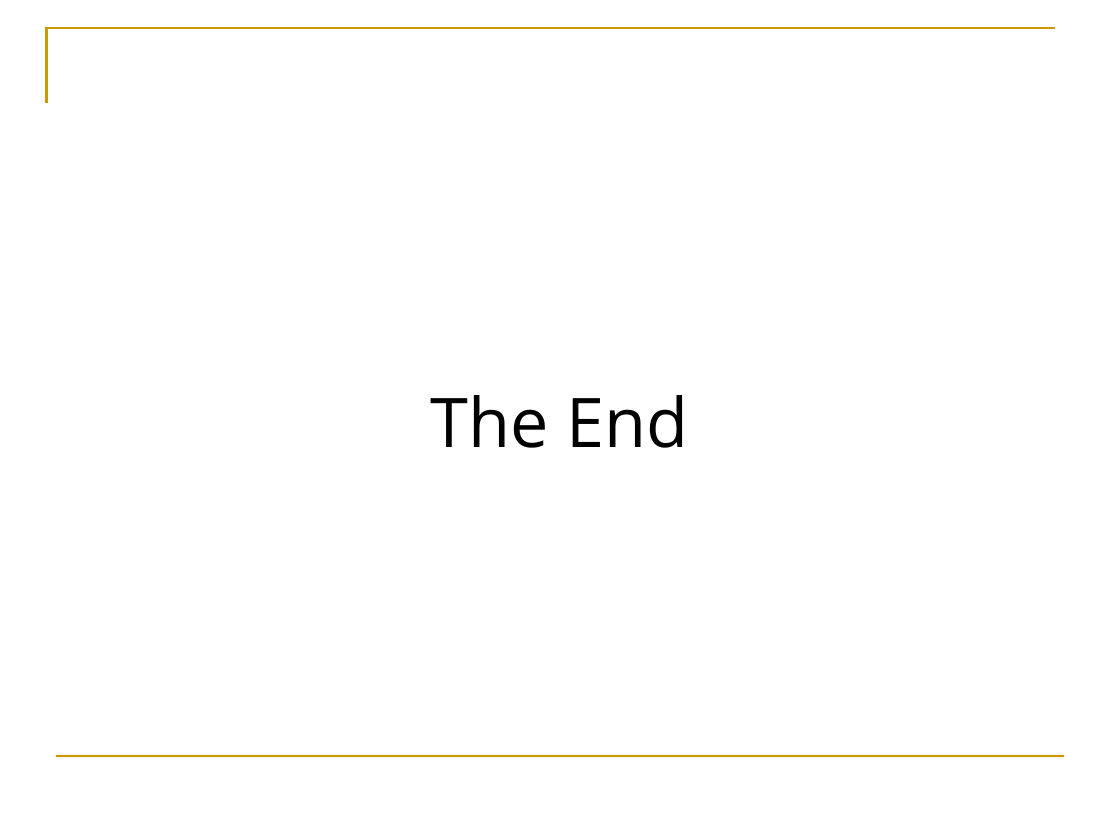
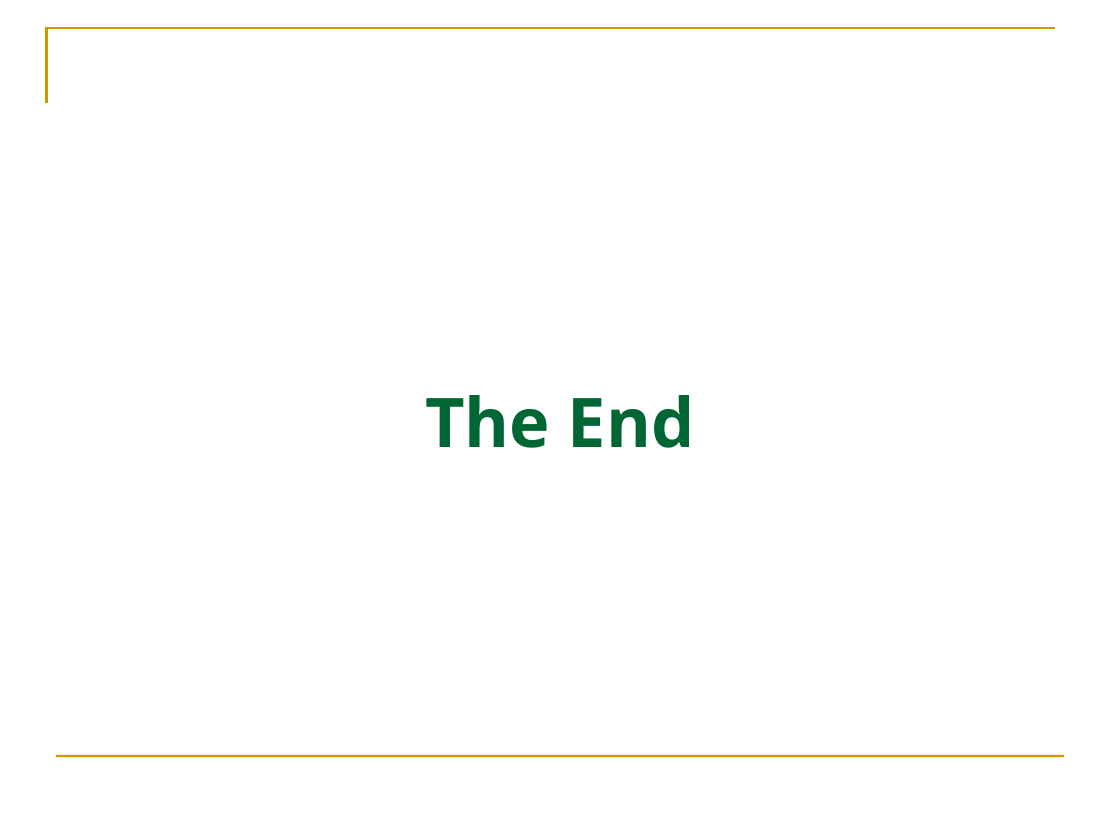
Before and after one commit to HuanSGT/rw-dir-prox, a slide deck: slide 26 of Random Walk based Proximity Measures in Directed Graphs.pptx. Drawn at 1120x840 pixels with LibreOffice and Linux fonts; fonts in the diff are those of the drawing. Boxes give left, top, right and bottom in pixels: in the first picture for what was removed or moved away, otherwise in the second. Text is boxed around its words. In the diff, an @@ line names an element or a change of style, - is before the commit and + after.

```diff
--- a/Random Walk based Proximity Measures in Directed Graphs.pptx
+++ b/Random Walk based Proximity Measures in Directed Graphs.pptx
@@ title "The End" at (425, 395, 695, 448): text colour #000000 to #006633, bold on @@
```
Also in this commit, not shown: 2 other slides changed, 19 other files.
